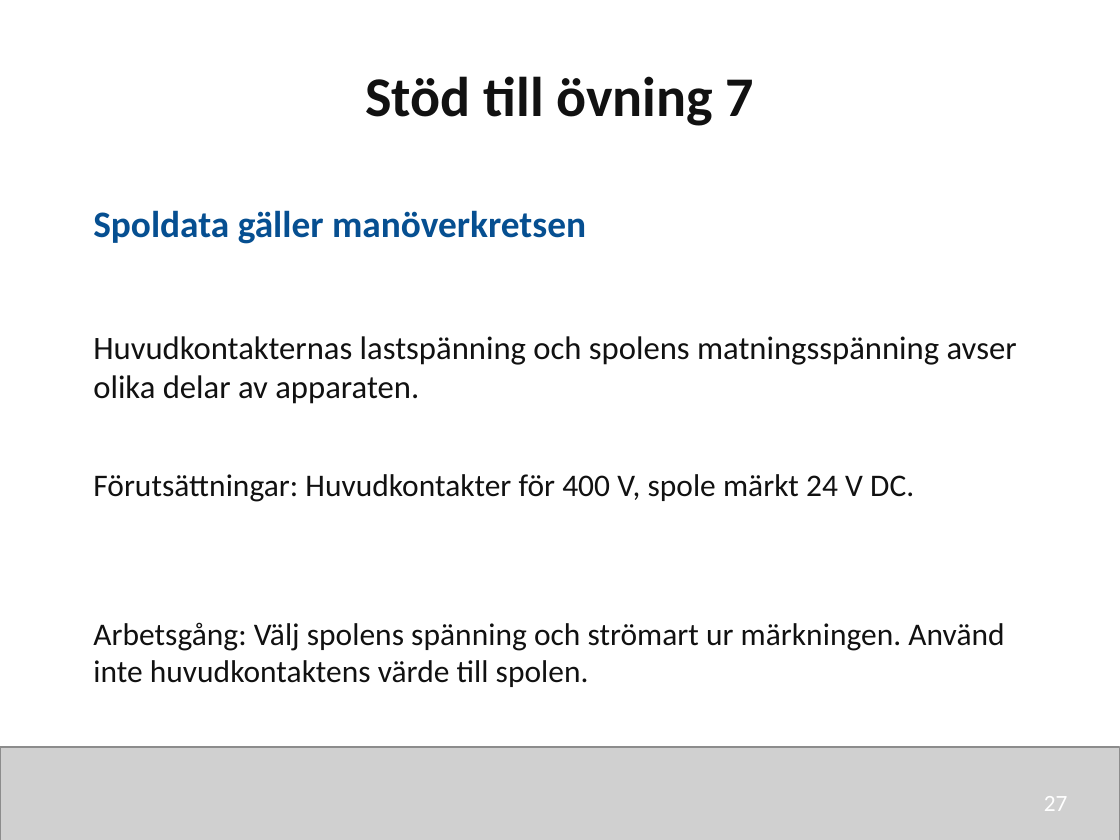
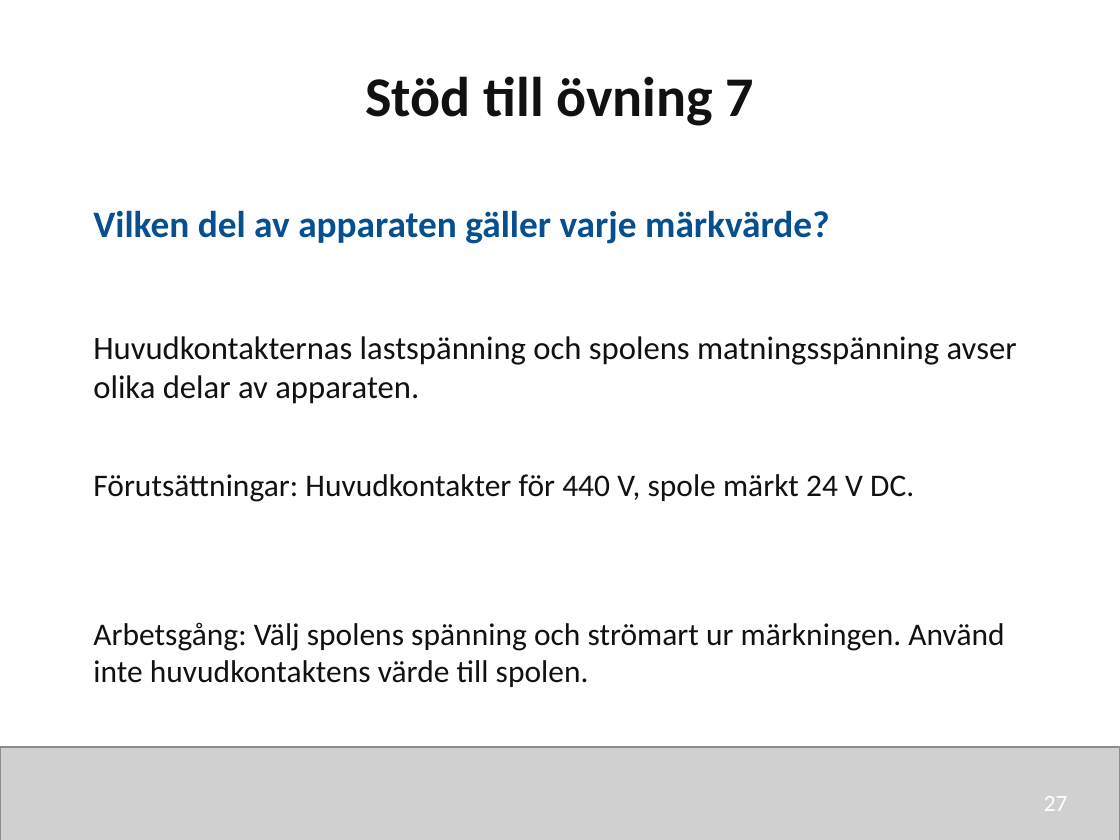
Before and after one commit to nj22az/nj22az.github.io, a slide deck: slide 27 of sjoskolan/vecka-43/aktuell/v43_01_Komponenter_och_skydd_elev.pptx. Drawn at 1120x840 pixels with LibreOffice and Linux fonts; fonts in the diff are those of the drawing; grey boxes stand for pictures. Boxes give left, top, right and bottom in pixels: in the first picture for what was removed or moved away, otherwise in the second. Text is boxed around its words. In the diff, an @@ line names an element or a change of style, - is before the commit and + after.

```diff
--- a/sjoskolan/vecka-43/aktuell/v43_01_Komponenter_och_skydd_elev.pptx
+++ b/sjoskolan/vecka-43/aktuell/v43_01_Komponenter_och_skydd_elev.pptx
@@ text at (93,210,829,244): text changed @@
-Spoldata gäller manöverkretsen
+Vilken del av apparaten gäller varje märkvärde?
@@ text at (93,474,914,502): text changed @@
-Förutsättningar: Huvudkontakter för 400 V, spole märkt 24 V DC.
+Förutsättningar: Huvudkontakter för 440 V, spole märkt 24 V DC.
```
Also in this commit, not shown: 8 other slides changed, 13 other files.
